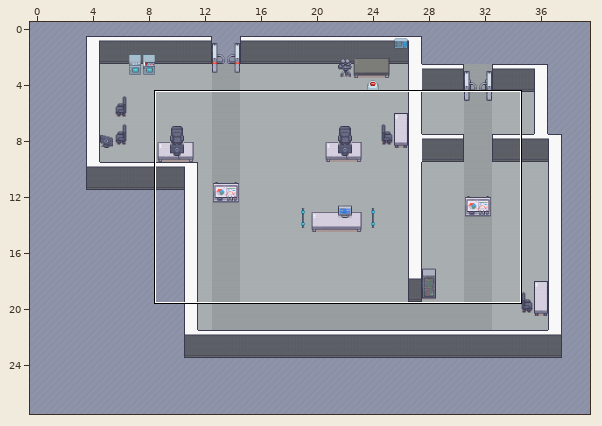
Level history. Tiled map (JSON): map.tmj. Above: a wide view before the commit, with the close-up outlined.
Close-up. Before the commit:
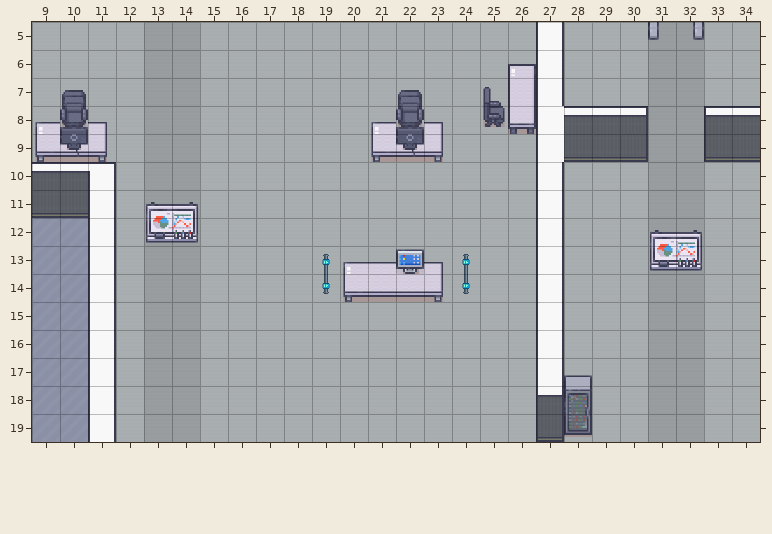
Cells are 32x32 px. Shown: x 9..34, y 5..19. Not drawn, because the pictures are missing: unchanged layers "furniture/furniture2", "walls/walls2".
After the commit:
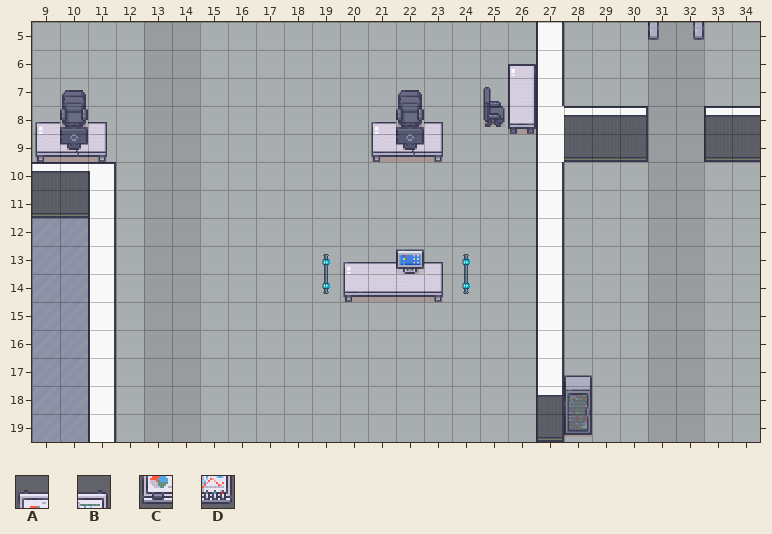
Key: from "Modern_Office_32x32": A 233, B 234, C 249, D 250.
_ is an empty cell.
The exact change:
{"where": "layer \"furniture/furniture1\""}
{"y":11,"x":13,"old":"AB","new":"__"}
{"y":12,"x":13,"old":"CD","new":"__"}
{"y":12,"x":31,"old":"AB","new":"__"}
{"y":13,"x":31,"old":"CD","new":"__"}
{"label":"removed","picture_box":[146,202,198,243]}
{"label":"removed","picture_box":[650,230,702,271]}
